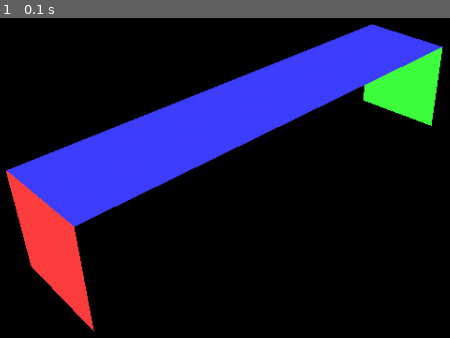
Above: before the commit, frame 1.
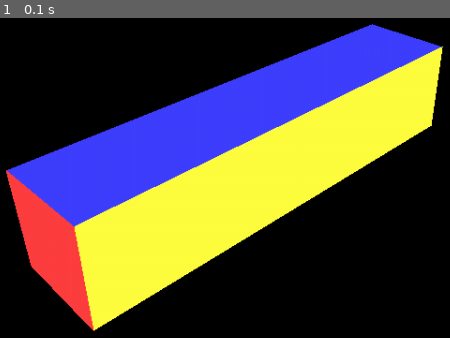
Above: after the commit, the same moment.

Repository: mooinglemur/2RX16
Game: pygame game, started from scripts/pygame-3d-scene.py
The game is run twice, just before and just after one commit, with the same random seed, the same clock (stepped at 60 frames per second) and the same inputs.
Inputs:
- Up to frame 1 (0.1 s): no input

The runs differ from the first frame. In frame 1, 23% of the frame differs, in the area x 16-99%, y 8-98%.

Commit message:
culling faces

Diff:
--- a/scripts/pygame-3d-scene.py
+++ b/scripts/pygame-3d-scene.py
@@ -311,7 +311,7 @@
     return view_objects
 
 
-def cull_objects(view_objects):
+def cull_faces_of_objects(view_objects):
 
     culled_view_objects = {}
 
@@ -324,8 +324,15 @@
 
         for face in view_object['faces']:
 
-            # FIXME: add LOGIC here!
-            if face['color_index'] == 7:
+            # We need to check whether a face of an object is facing away from the camera. If it is, we should remove it.
+            # We do this check by doing the dot-product with the normal of the face and the direction of any vertex of that face (from the camera, which is at 0,0,0)
+            face_normal = np.array(view_object['normals'][face['normal_index']])
+            first_vertex = np.array(view_object['vertices'][face['vertex_indices'][0]])
+            normalized_vector_towards_first_vertex = first_vertex / np.linalg.norm(first_vertex)
+            dot_product = np.dot(normalized_vector_towards_first_vertex, face_normal)
+
+            # When it is facing away form the camera, we cull it
+            if dot_product > 0:
                 continue
 
             culled_view_object['faces'].append(face)
@@ -761,7 +768,7 @@
     # Rotate and translate all vertices in the world so camera position becomes 0,0,0 and forward direction becomes 0,0,-1 (+up = 0,1,0)
     view_objects = transform_objects_into_view_space(world_objects, camera_info)
 
-    culled_view_objects = cull_objects(view_objects)
+    culled_view_objects = cull_faces_of_objects(view_objects)
 
     '''
      === Implement this ===
